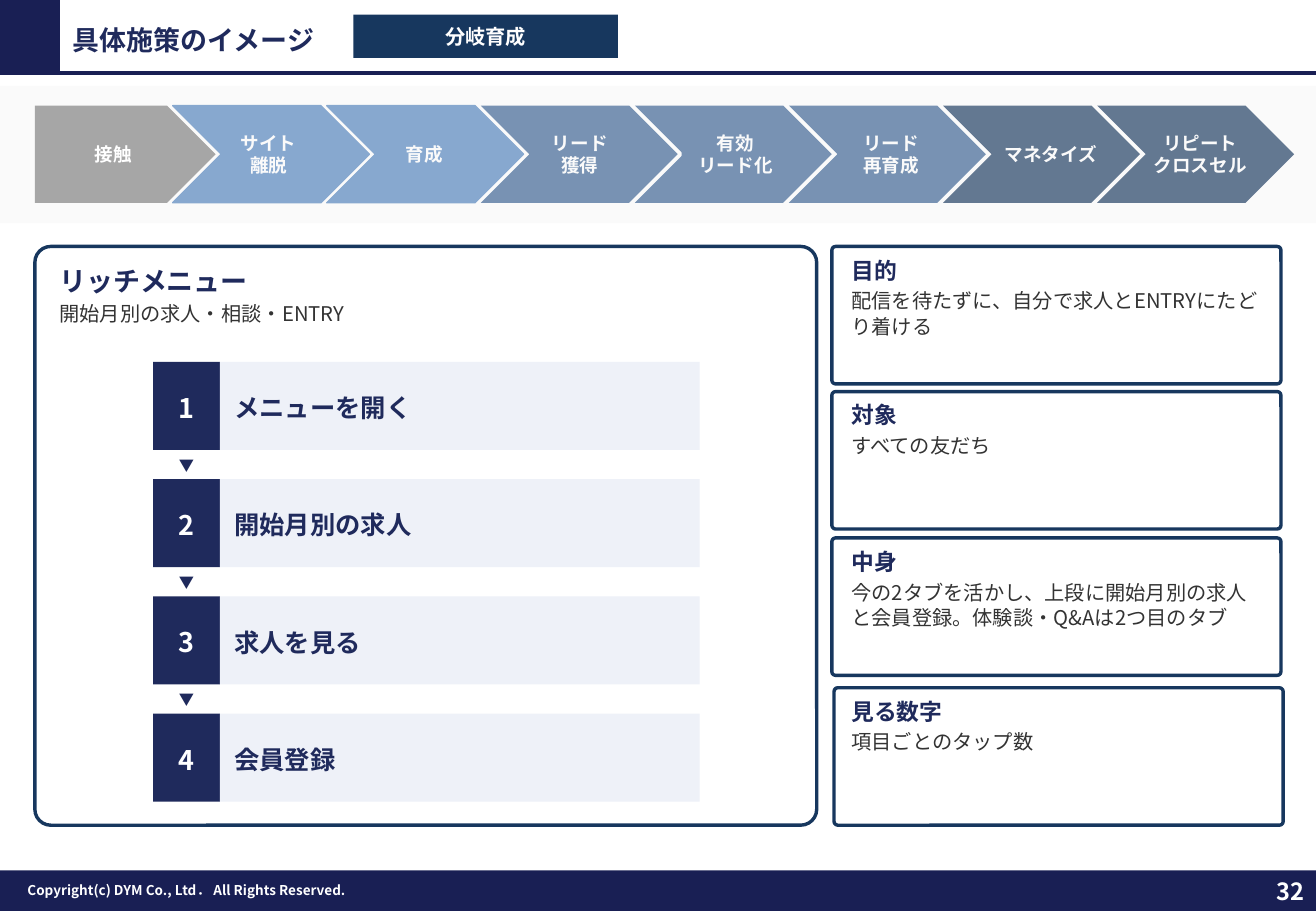
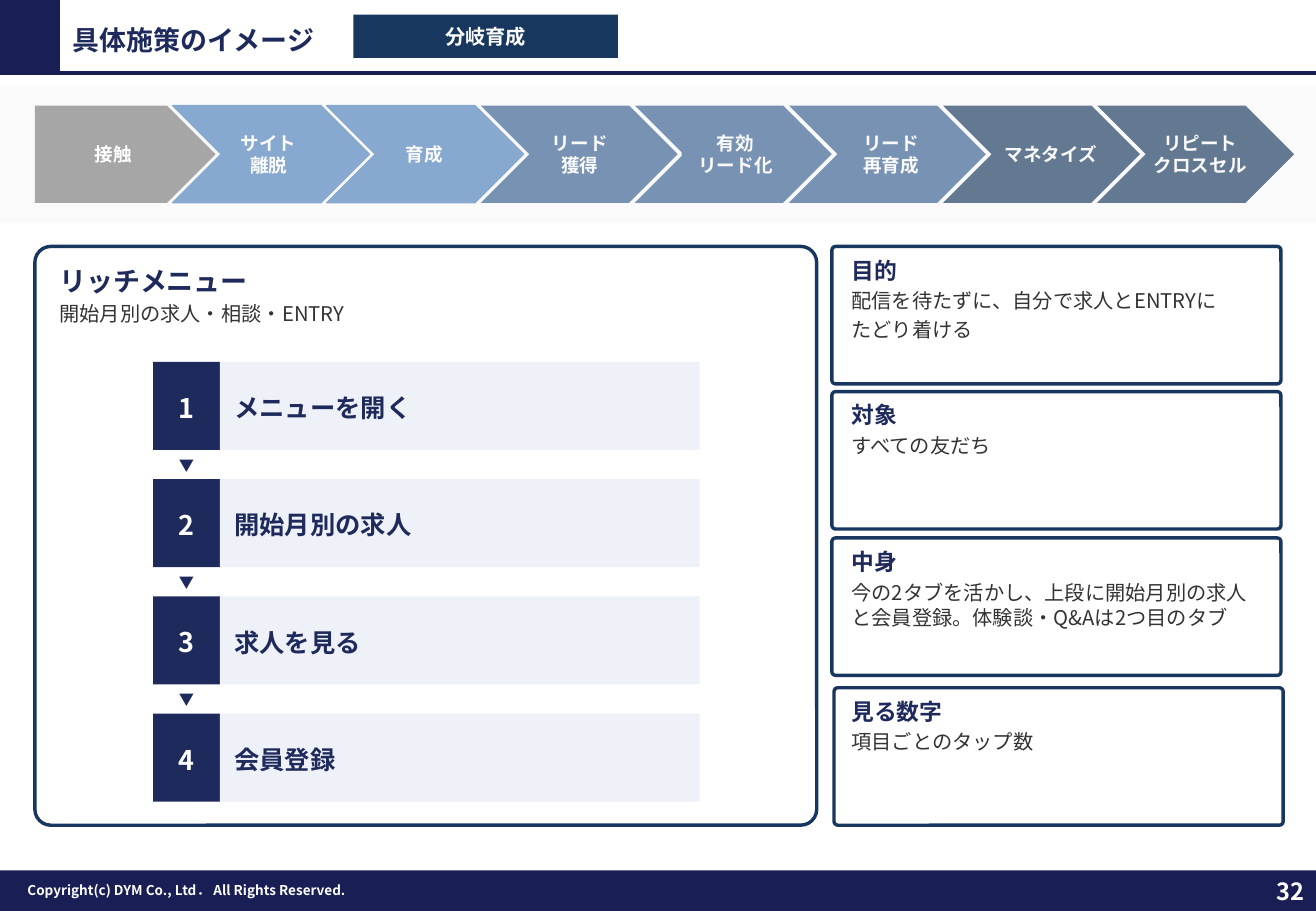
Before and after one commit to tonomura-r-dev/folder, a slide deck: slide 32 of 202610_株式会社ワクトリ御中_LINE公式アカウント運用のご提案_v4.pptx. Drawn at 1316x911 pixels with LibreOffice and Linux fonts; fonts in the diff are those of the drawing; background and template pictures are left out. Boxes give left, top, right and bottom in pixels: in the first picture for what was removed or moved away, otherwise in the second. Text is boxed around its words. In the diff, an @@ line names an element or a change of style, - is before the commit and + after.

```diff
--- a/202610_株式会社ワクトリ御中_LINE公式アカウント運用のご提案_v4.pptx
+++ b/202610_株式会社ワクトリ御中_LINE公式アカウント運用のご提案_v4.pptx
@@ text at [851,291,1216,339]: text changed @@
-配信を待たずに、自分で求人とENTRYにたどり着ける
+配信を待たずに、自分で求人とENTRYに
+たどり着ける
```
Also in this commit, not shown: 4 other slides changed, 6 other files.
